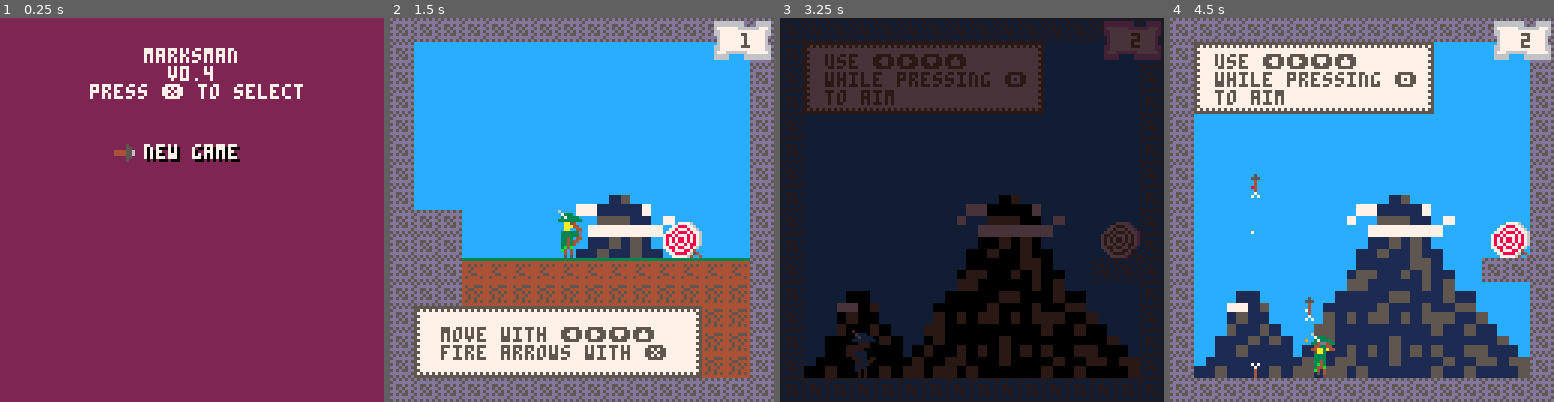
Above: before the commit, frames 1-4 (left to right).
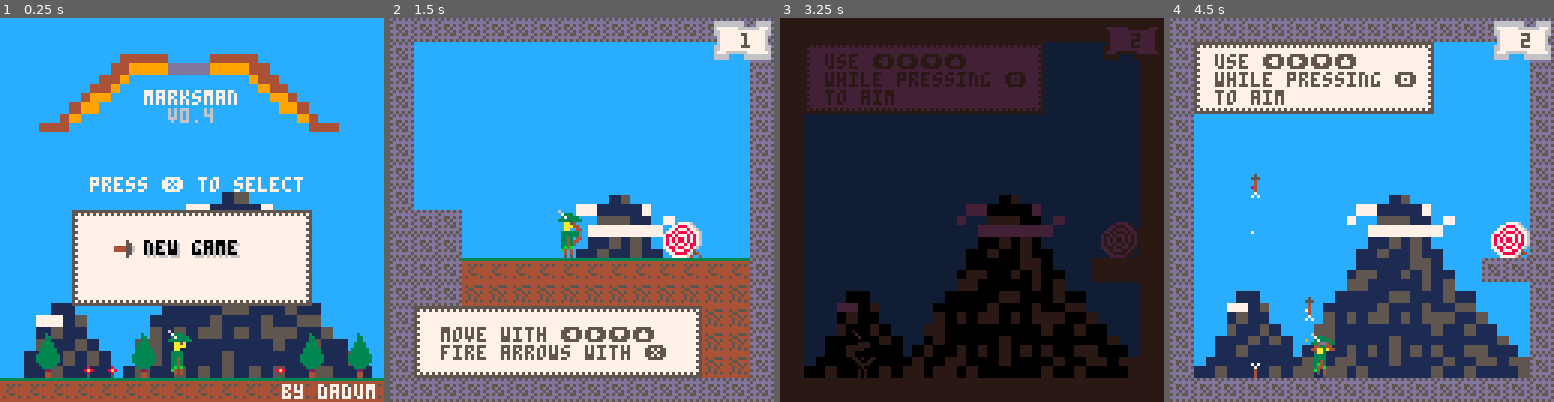
Above: after the commit, the same moments.

Repository: tupini07/games
Game: PICO-8 cartridge marksman-p/marksman.p8
The game is run twice, just before and just after one commit, with the same random seed, the same clock (stepped at 60 frames per second) and the same inputs.
Inputs:
- Up to frame 1 (0.25 s): no input
- Up to frame 2 (1.5 s): tap O (Z key) at 0.33, 0.7, 1.43 s; tap X (X key) at 1.07 s
- Up to frame 3 (3.25 s): hold Left 1.97-2.37 s; tap X (X key) every 0.33 s from 2.07 to 3.07 s; tap O (Z key) at 2.22, 3.1 s; hold Down 2.42-2.82 s; hold Right from 2.87 s (still down)
- Up to frame 4 (4.5 s): tap X (X key) every 0.33 s from 3.4 to 4.4 s; release Right at 3.53 s; hold Up 3.58-4.08 s; tap O (Z key) at 3.98 s; hold Right from 4.13 s (still down)

The runs differ from the first frame. In frame 1, 100% of the frame differs, in the area x 0-100%, y 0-100%; in frame 2, nothing differs; in frame 3, 15%; in frame 4, nothing differs.

Commit message:
nicer intro state and refactor of fading coroutines

Diff:
--- a/marksman-p/marksman.p8
+++ b/marksman-p/marksman.p8
@@ -69,7 +69,6 @@
 local map = require("src/map")
 local camera_utils = require("src/camera")
 local graphics_utils = require("utils/graphics")
-local print_utils = require("utils/print")
 
 local player = require("entities/player")
 local arrow = require("entities/arrow")
@@ -114,37 +113,6 @@
     show_lost_banner = true
 end
 
-local function level_change_fadeout_proc()
-    local fader = 0
-    while fader <= 16 do
-        graphics_utils.fade(fader)
-        fader = fader + 1
-        yield()
-    end
-
-    -- setup new level
-    if show_win_banner then
-        SAVE_DATA.current_level = SAVE_DATA.current_level + 1
-        new_level_init()
-    elseif show_lost_banner then
-        level_reset()
-    end
-
-    show_win_banner = false
-    show_lost_banner = false
-
-    savefile_manager.persist_save_data()
-
-    while fader >= 0 do
-        graphics_utils.fade(fader)
-        fader = fader - 1
-        yield()
-    end
-
-    level_done = false
-    pal()
-end
-
 local level_change_coroutine = nil
 local function get_lvl_change_coroutine_status()
     if level_change_coroutine == nil then
@@ -161,7 +129,23 @@
         if lvl_change_status == "running" then
             return
         elseif lvl_change_status == "dead" then
-            level_change_coroutine = cocreate(level_change_fadeout_proc)
+            level_change_coroutine = graphics_utils.execute_in_between_fades(
+                                         nil, function()
+                    if show_win_banner then
+                        SAVE_DATA.current_level = SAVE_DATA.current_level + 1
+                        new_level_init()
+                    elseif show_lost_banner then
+                        level_reset()
+                    end
+
+                    show_win_banner = false
+                    show_lost_banner = false
+
+                    savefile_manager.persist_save_data()
+                end, function()
+                    level_done = false
+                    pal()
+                end)
         end
     end
 
@@ -609,46 +593,51 @@
     end
 end
 
-return {fade = fade}
-end
-package._c["utils/print"]=function()
-local function get_length_of_text(text) return #text * 4 end
-
-local function print_centered_with_backdrop(text, y, text_color, backdrop_color)
-    if text_color == nil then text_color = 7 end
-    if backdrop_color == nil then backdrop_color = 0 end
-
-    local text_x = 64 - get_length_of_text(text) / 2
-
-    print(text, text_x + 1, y + 1, backdrop_color)
-    print(text, text_x, y, text_color)
-end
-
-local menu_item_bobbing = false
+local function complete_fade_coroutine()
+    local fader = 0
+    while fader <= 16 do
+        fade(fader)
+        fader = fader + 1
+        yield()
+    end
+end
+
+local function complete_unfade_coroutine()
+    local fader = 17
+    while fader >= 0 do
+        fade(fader)
+        fader = fader - 1
+        yield()
+    end
+end
+
+local function execute_in_between_fades(fn_before, fn_in_between, fn_after)
+    return cocreate(function()
+        if fn_before ~= nil then fn_before() end
+
+        local fade_routine = cocreate(complete_fade_coroutine)
+        while costatus(fade_routine) ~= "dead" do
+            coresume(fade_routine)
+            yield()
+        end
+
+        if fn_in_between ~= nil then fn_in_between() end
+
+        local unfade_routine = cocreate(complete_unfade_coroutine)
+        while costatus(unfade_routine) ~= "dead" do
+            coresume(unfade_routine)
+            yield()
+        end
+
+        if fn_after ~= nil then fn_after() end
+    end)
+end
 
 return {
-    get_length_of_text = get_length_of_text,
-    print_centered = function(text, y, color)
-        if color == nil then color = 7 end
-        local text_x = 64 - get_length_of_text(text) / 2
-        print(text, text_x, y, color)
-    end,
-    print_menu_item = function(text, y, is_selected)
-        print_centered_with_backdrop(text, y)
-        if is_selected then
-            local selector_x = (64 - get_length_of_text(text) / 2) - 10
-
-            local extra_spacing = 0
-            if GLOBAL_TIMER % 23 == 0 then
-                menu_item_bobbing = not menu_item_bobbing
-            end
-
-            if menu_item_bobbing then selector_x = selector_x - 1 end
-
-            sspr(65, 25, 7, 6, selector_x, y)
-        end
-    end,
-    print_centered_with_backdrop = print_centered_with_backdrop
+    fade = fade,
+    complete_fade_coroutine = complete_fade_coroutine,
+    complete_unfade_coroutine = complete_unfade_coroutine,
+    execute_in_between_fades = execute_in_between_fades
 }
 end
 package._c["entities/player"]=function()
@@ -1438,6 +1427,7 @@
 package._c["states/intro_state"]=function()
 local print_utils = require("utils/print")
 local savefile = require("managers/savefile")
+local decorations = require("managers/decorations")
 
 local menu = {}
 
@@ -1469,12 +1459,19 @@
 end
 
 local function draw_menu()
-    local starting_y = 42
+    print_utils.print_centered("press ❎ to select", 53, 7)
+    local starting_y = 74
     for menu_item in all(menu) do
         print_utils.print_menu_item(menu_item.text, starting_y,
                                     menu_item.is_selected)
         starting_y = starting_y + 7
     end
+end
+
+local function draw_logo()
+    sspr(0, 24, 32, 8, 10, 12, 106, 26)
+    print_utils.print_centered("marksman", 24, 7)
+    print_utils.print_centered("v0.4", 30, 6)
 end
 
 local function get_selected_menu_item()
@@ -1524,19 +1521,57 @@
 end
 
 local function draw()
-    cls(2)
-    color(7)
-    print_utils.print_centered("marksman", 10)
-    print_utils.print_centered("v0.4", 16)
-    print_utils.print_centered("press ❎ to select", 22)
-
+    cls(12)
+    sspr(0, 32, 31, 31, 0, 0, 128, 128)
+    map(112, 48, 0, 0, 16, 16)
+
+    draw_logo()
     draw_menu()
-    -- show_todo()
+    print("by dadum", 94, 122, 7)
 end
 
 local function update() update_menu() end
 
 return {init = init, update = update, draw = draw}
+end
+package._c["utils/print"]=function()
+local function get_length_of_text(text) return #text * 4 end
+
+local function print_centered_with_backdrop(text, y, text_color, backdrop_color)
+    if text_color == nil then text_color = 7 end
+    if backdrop_color == nil then backdrop_color = 0 end
+
+    local text_x = 64 - get_length_of_text(text) / 2
+
+    print(text, text_x + 1, y + 1, backdrop_color)
+    print(text, text_x, y, text_color)
+end
+
+local menu_item_bobbing = false
+
+return {
+    get_length_of_text = get_length_of_text,
+    print_centered = function(text, y, color)
+        if color == nil then color = 7 end
+        local text_x = 64 - get_length_of_text(text) / 2
+        print(text, text_x, y, color)
+    end,
+    print_menu_item = function(text, y, is_selected)
+        print_centered_with_backdrop(text, y, 0, 6)
+        if is_selected then
+            local selector_x = (64 - get_length_of_text(text) / 2) - 10
+
+            if GLOBAL_TIMER % 13 == 0 then
+                menu_item_bobbing = not menu_item_bobbing
+            end
+
+            if menu_item_bobbing then selector_x = selector_x - 1 end
+
+            sspr(65, 25, 7, 6, selector_x, y)
+        end
+    end,
+    print_centered_with_backdrop = print_centered_with_backdrop
+}
 end
 function require(p)
 local l=package.loaded
@@ -1662,37 +1697,37 @@
 11111111111111111111111111111111111111111111111111111111111111111111111111111111111111111111111111111111111111111111111111111111
 11111111111111111111111111111111111111111111111111111111111111111111111111111111111111111111111111111111111111111111111111111111
 11111111111111111111111111111111111111111111111111111111111111111111111111111111111111111111111111111111111111111111111111111111
+11111111111111111111111111111111111111111111111111111111111111111111111111111111111111111111111100000000000000000000000000000000
+11000000000000000000000000000011110000000000000000000000000000111100000000000000000000000000001111000000000000000000000000000011
+11000000000000000000000000000011110000000000000000000000000000111100000000000000000000000000001100000000000000000000000000000000
+11000000000000000000000000000011110000000000000000000000000000111100000000000000000000000000001111000000000000000000000000000011
+11000000000000000000000000000011110000000000000000000000000000111100000000000000000000000000001100000000000000000000000000000000
+11000000000000000000000000000011110000000000000000000000000000111100000000000000000000000000001111000000000000000000000000000011
+11000000000000000000000000000011110000000000000000000000000000111100000000000000000000000000001100000000000000000000000000000000
+11000000000000000000000000000011110000000000000000000000000000111100000000000000000000000000001111000000000000000000000000000011
+11000000000000000000000000000011110000000000000000000000000000111100000000000000000000000000001100000000000000000000000000000000
+11000000000000000000000000000011110000000000000000000000000000111100000000000000000000000000001111000000000000000000000000000011
+11000000000000000000000000000011110000000000000000000000000000111100000000000000000000000000001100000000000000000000000000000000
+11000000000000000000000000000011110000000000000000000000000000111100000000000000000000000000001111000000000000000000000000000011
+11000000000000000000000000000011110000000000000000000000000000111100000000000000000000000000001100000000000000000000000000000000
+11000000000000000000000000000011110000000000000000000000000000111100000000000000000000000000001111000000000000000000000000000011
+11000000000000000000000000000011110000000000000000000000000000111100000000000000000000000000001100000000000000000000000000000000
+11000000000000000000000000000011110000000000000000000000000000111100000000000000000000000000001111000000000000000000000000000011
+11000000000000000000000000000011110000000000000000000000000000111100000000000000000000000000001100000043535353535353535363000000
+11000000000000000000000000000011110000000000000000000000000000111100000000000000000000000000001111000000000000000000000000000011
+11000000000000000000000000000011110000000000000000000000000000111100000000000000000000000000001100000044545454545454545464000000
+11000000000000000000000000000011110000000000000000000000000000111100000000000000000000000000001111000000000000000000000000000011
+11000000000000000000000000000011110000000000000000000000000000111100000000000000000000000000001100000044545454545454545464000000
+11000000000000000000000000000011110000000000000000000000000000111100000000000000000000000000001111000000000000000000000000000011
+11000000000000000000000000000011110000000000000000000000000000111100000000000000000000000000001100000045555555555555555565000000
+11000000000000000000000000000011110000000000000000000000000000111100000000000000000000000000001111000000000000000000000000000011
+11000000000000000000000000000011110000000000000000000000000000111100000000000000000000000000001100000000000000000000000000000000
+11000000000000000000000000000011110000000000000000000000000000111100000000000000000000000000001111000000000000000000000000000011
+11000000000000000000000000000011110000000000000000000000000000111100000000000000000000000000001100758500007585700000000075857585
+11000000000000000000000000000011110000000000000000000000000000111100000000000000000000000000001111000000000000000000000000000011
+11000000000000000000000000000011110000000000000000000000000000111100000000000000000000000000001100768646467686710000004676867686
 11111111111111111111111111111111111111111111111111111111111111111111111111111111111111111111111111111111111111111111111111111111
-11000000000000000000000000000011110000000000000000000000000000111100000000000000000000000000001111000000000000000000000000000011
-11000000000000000000000000000011110000000000000000000000000000111100000000000000000000000000001111000000000000000000000000000011
-11000000000000000000000000000011110000000000000000000000000000111100000000000000000000000000001111000000000000000000000000000011
-11000000000000000000000000000011110000000000000000000000000000111100000000000000000000000000001111000000000000000000000000000011
-11000000000000000000000000000011110000000000000000000000000000111100000000000000000000000000001111000000000000000000000000000011
-11000000000000000000000000000011110000000000000000000000000000111100000000000000000000000000001111000000000000000000000000000011
-11000000000000000000000000000011110000000000000000000000000000111100000000000000000000000000001111000000000000000000000000000011
-11000000000000000000000000000011110000000000000000000000000000111100000000000000000000000000001111000000000000000000000000000011
-11000000000000000000000000000011110000000000000000000000000000111100000000000000000000000000001111000000000000000000000000000011
-11000000000000000000000000000011110000000000000000000000000000111100000000000000000000000000001111000000000000000000000000000011
-11000000000000000000000000000011110000000000000000000000000000111100000000000000000000000000001111000000000000000000000000000011
-11000000000000000000000000000011110000000000000000000000000000111100000000000000000000000000001111000000000000000000000000000011
-11000000000000000000000000000011110000000000000000000000000000111100000000000000000000000000001111000000000000000000000000000011
-11000000000000000000000000000011110000000000000000000000000000111100000000000000000000000000001111000000000000000000000000000011
-11000000000000000000000000000011110000000000000000000000000000111100000000000000000000000000001111000000000000000000000000000011
-11000000000000000000000000000011110000000000000000000000000000111100000000000000000000000000001111000000000000000000000000000011
-11000000000000000000000000000011110000000000000000000000000000111100000000000000000000000000001111000000000000000000000000000011
-11000000000000000000000000000011110000000000000000000000000000111100000000000000000000000000001111000000000000000000000000000011
-11000000000000000000000000000011110000000000000000000000000000111100000000000000000000000000001111000000000000000000000000000011
-11000000000000000000000000000011110000000000000000000000000000111100000000000000000000000000001111000000000000000000000000000011
-11000000000000000000000000000011110000000000000000000000000000111100000000000000000000000000001111000000000000000000000000000011
-11000000000000000000000000000011110000000000000000000000000000111100000000000000000000000000001111000000000000000000000000000011
-11000000000000000000000000000011110000000000000000000000000000111100000000000000000000000000001111000000000000000000000000000011
-11000000000000000000000000000011110000000000000000000000000000111100000000000000000000000000001111000000000000000000000000000011
-11000000000000000000000000000011110000000000000000000000000000111100000000000000000000000000001111000000000000000000000000000011
-11000000000000000000000000000011110000000000000000000000000000111100000000000000000000000000001111000000000000000000000000000011
-11000000000000000000000000000011110000000000000000000000000000111100000000000000000000000000001111000000000000000000000000000011
-11000000000000000000000000000011110000000000000000000000000000111100000000000000000000000000001111000000000000000000000000000011
-11111111111111111111111111111111111111111111111111111111111111111111111111111111111111111111111111111111111111111111111111111111
-11111111111111111111111111111111111111111111111111111111111111111111111111111111111111111111111111111111111111111111111111111111
+11111111111111111111111111111111111111111111111111111111111111111111111111111111111111111111111110101010101010101010101010101010
 
 
 
--- a/marksman-p/src/states/game_state.lua
+++ b/marksman-p/src/states/game_state.lua
@@ -1,7 +1,6 @@
 local map = require("src/map")
 local camera_utils = require("src/camera")
 local graphics_utils = require("utils/graphics")
-local print_utils = require("utils/print")
 
 local player = require("entities/player")
 local arrow = require("entities/arrow")
@@ -46,37 +45,6 @@
     show_lost_banner = true
 end
 
-local function level_change_fadeout_proc()
-    local fader = 0
-    while fader <= 16 do
-        graphics_utils.fade(fader)
-        fader = fader + 1
-        yield()
-    end
-
-    -- setup new level
-    if show_win_banner then
-        SAVE_DATA.current_level = SAVE_DATA.current_level + 1
-        new_level_init()
-    elseif show_lost_banner then
-        level_reset()
-    end
-
-    show_win_banner = false
-    show_lost_banner = false
-
-    savefile_manager.persist_save_data()
-
-    while fader >= 0 do
-        graphics_utils.fade(fader)
-        fader = fader - 1
-        yield()
-    end
-
-    level_done = false
-    pal()
-end
-
 local level_change_coroutine = nil
 local function get_lvl_change_coroutine_status()
     if level_change_coroutine == nil then
@@ -93,7 +61,23 @@
         if lvl_change_status == "running" then
             return
         elseif lvl_change_status == "dead" then
-            level_change_coroutine = cocreate(level_change_fadeout_proc)
+            level_change_coroutine = graphics_utils.execute_in_between_fades(
+                                         nil, function()
+                    if show_win_banner then
+                        SAVE_DATA.current_level = SAVE_DATA.current_level + 1
+                        new_level_init()
+                    elseif show_lost_banner then
+                        level_reset()
+                    end
+
+                    show_win_banner = false
+                    show_lost_banner = false
+
+                    savefile_manager.persist_save_data()
+                end, function()
+                    level_done = false
+                    pal()
+                end)
         end
     end
 
--- a/marksman-p/src/states/intro_state.lua
+++ b/marksman-p/src/states/intro_state.lua
@@ -1,5 +1,6 @@
 local print_utils = require("utils/print")
 local savefile = require("managers/savefile")
+local decorations = require("managers/decorations")
 
 local menu = {}
 
@@ -31,12 +32,19 @@
 end
 
 local function draw_menu()
-    local starting_y = 42
+    print_utils.print_centered("press ❎ to select", 53, 7)
+    local starting_y = 74
     for menu_item in all(menu) do
         print_utils.print_menu_item(menu_item.text, starting_y,
                                     menu_item.is_selected)
         starting_y = starting_y + 7
     end
+end
+
+local function draw_logo()
+    sspr(0, 24, 32, 8, 10, 12, 106, 26)
+    print_utils.print_centered("marksman", 24, 7)
+    print_utils.print_centered("v0.4", 30, 6)
 end
 
 local function get_selected_menu_item()
@@ -86,14 +94,13 @@
 end
 
 local function draw()
-    cls(2)
-    color(7)
-    print_utils.print_centered("marksman", 10)
-    print_utils.print_centered("v0.4", 16)
-    print_utils.print_centered("press ❎ to select", 22)
+    cls(12)
+    sspr(0, 32, 31, 31, 0, 0, 128, 128)
+    map(112, 48, 0, 0, 16, 16)
 
+    draw_logo()
     draw_menu()
-    -- show_todo()
+    print("by dadum", 94, 122, 7)
 end
 
 local function update() update_menu() end
--- a/marksman-p/src/utils/graphics.lua
+++ b/marksman-p/src/utils/graphics.lua
@@ -28,4 +28,49 @@
     end
 end
 
-return {fade = fade}
+local function complete_fade_coroutine()
+    local fader = 0
+    while fader <= 16 do
+        fade(fader)
+        fader = fader + 1
+        yield()
+    end
+end
+
+local function complete_unfade_coroutine()
+    local fader = 17
+    while fader >= 0 do
+        fade(fader)
+        fader = fader - 1
+        yield()
+    end
+end
+
+local function execute_in_between_fades(fn_before, fn_in_between, fn_after)
+    return cocreate(function()
+        if fn_before ~= nil then fn_before() end
+
+        local fade_routine = cocreate(complete_fade_coroutine)
+        while costatus(fade_routine) ~= "dead" do
+            coresume(fade_routine)
+            yield()
+        end
+
+        if fn_in_between ~= nil then fn_in_between() end
+
+        local unfade_routine = cocreate(complete_unfade_coroutine)
+        while costatus(unfade_routine) ~= "dead" do
+            coresume(unfade_routine)
+            yield()
+        end
+
+        if fn_after ~= nil then fn_after() end
+    end)
+end
+
+return {
+    fade = fade,
+    complete_fade_coroutine = complete_fade_coroutine,
+    complete_unfade_coroutine = complete_unfade_coroutine,
+    execute_in_between_fades = execute_in_between_fades
+}
--- a/marksman-p/src/utils/print.lua
+++ b/marksman-p/src/utils/print.lua
@@ -20,12 +20,11 @@
         print(text, text_x, y, color)
     end,
     print_menu_item = function(text, y, is_selected)
-        print_centered_with_backdrop(text, y)
+        print_centered_with_backdrop(text, y, 0, 6)
         if is_selected then
             local selector_x = (64 - get_length_of_text(text) / 2) - 10
 
-            local extra_spacing = 0
-            if GLOBAL_TIMER % 23 == 0 then
+            if GLOBAL_TIMER % 13 == 0 then
                 menu_item_bobbing = not menu_item_bobbing
             end
 
Not shown, changed: the thumbnail (__label__) section of marksman-p/marksman.p8
